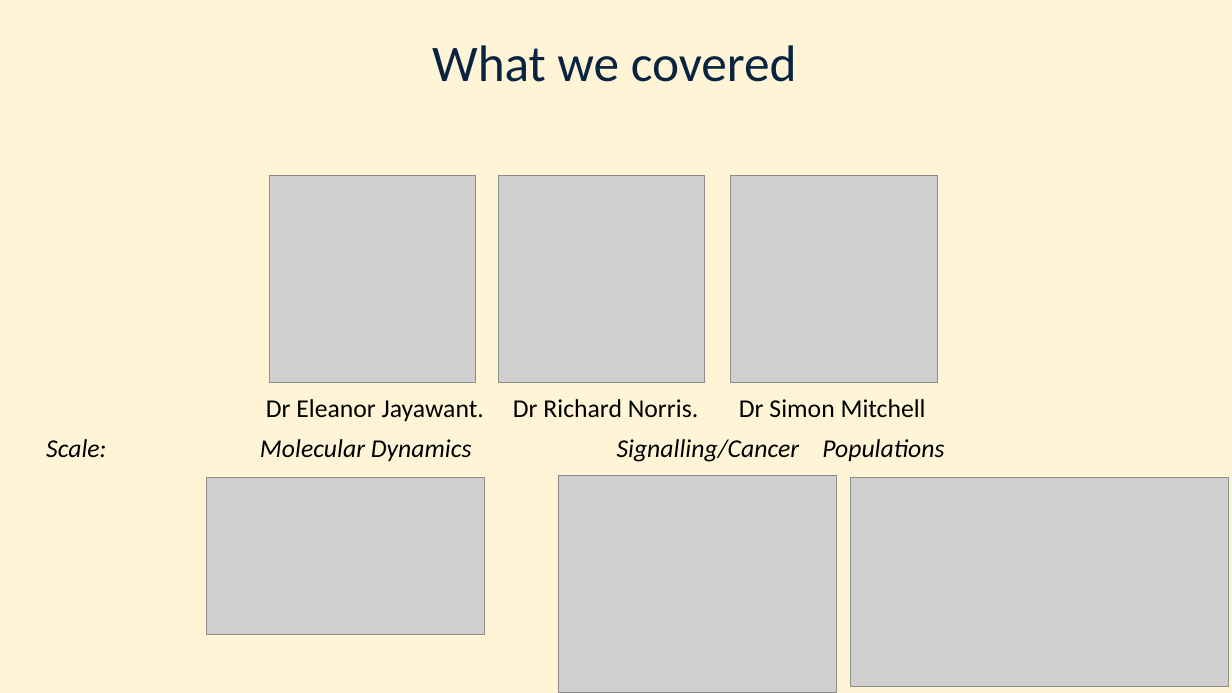
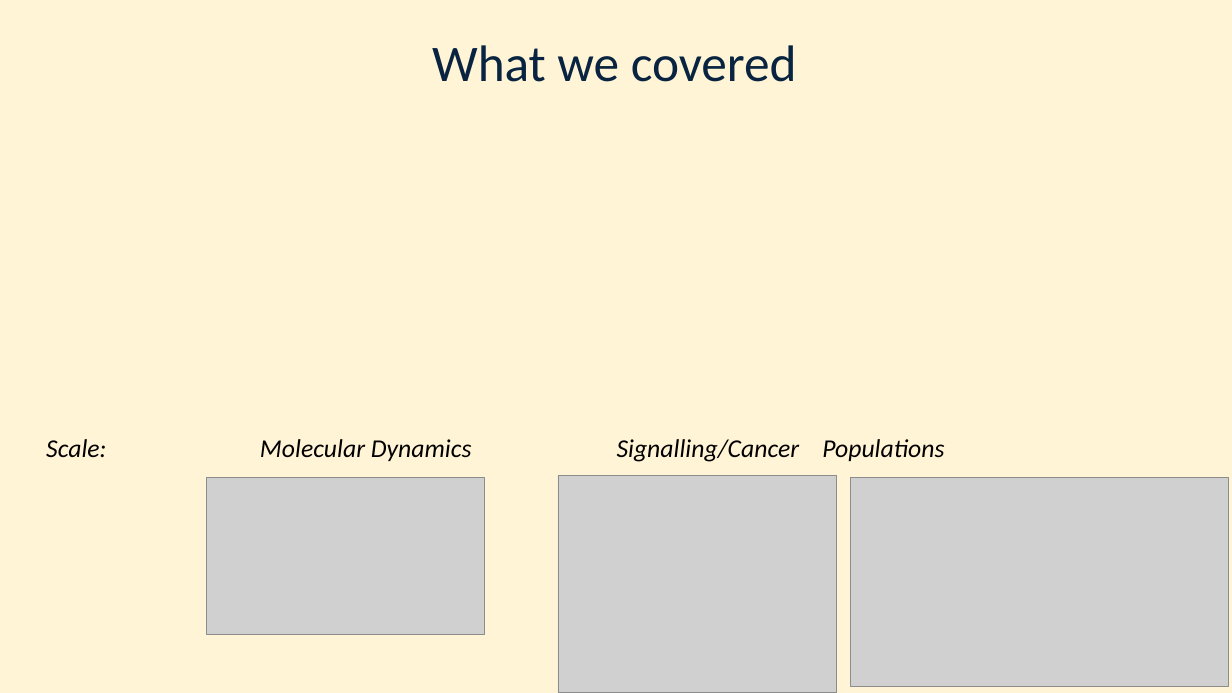
Before and after one commit to SiFTW/MitchellLabWebsite, a slide deck: slide 1 of content/post/teaching/Week6-summary.pptx. Drawn at 1232x693 pixels with LibreOffice and Linux fonts; fonts in the diff are those of the drawing; grey boxes stand for pictures; background and template pictures are left out. Boxes give left, top, right and bottom in pixels: in the first picture for what was removed or moved away, otherwise in the second. Text is boxed around its words. In the diff, an @@ line names an element or a change of style, - is before the commit and + after.

```diff
--- a/content/post/teaching/Week6-summary.pptx
+++ b/content/post/teaching/Week6-summary.pptx
@@ picture removed at <box>269,176,476,383</box> @@
@@ picture removed at <box>498,176,705,383</box> @@
@@ picture removed at <box>731,176,938,383</box> @@
@@ text at <box>266,399,926,421</box>: paragraph removed @@
-Dr Eleanor Jayawant. Dr Richard Norris. Dr Simon Mitchell
```
Also in this commit, not shown: 1 other slide changed, 1 slide added, 1 slide removed.
